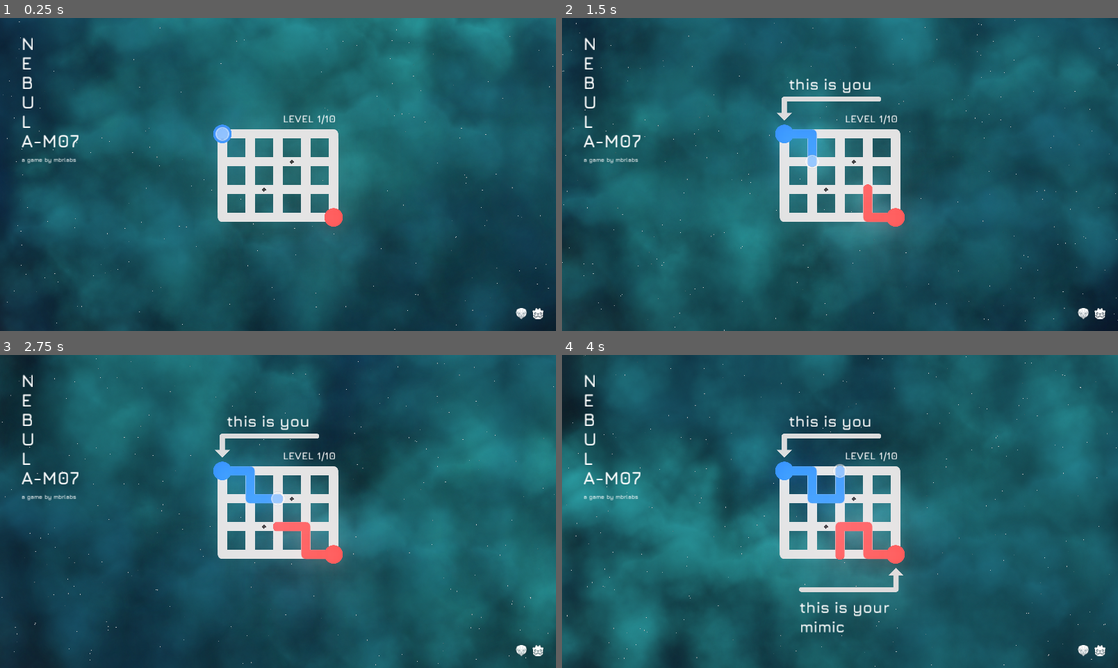
Above: before the commit, frames 1-4 (two rows, left to right).
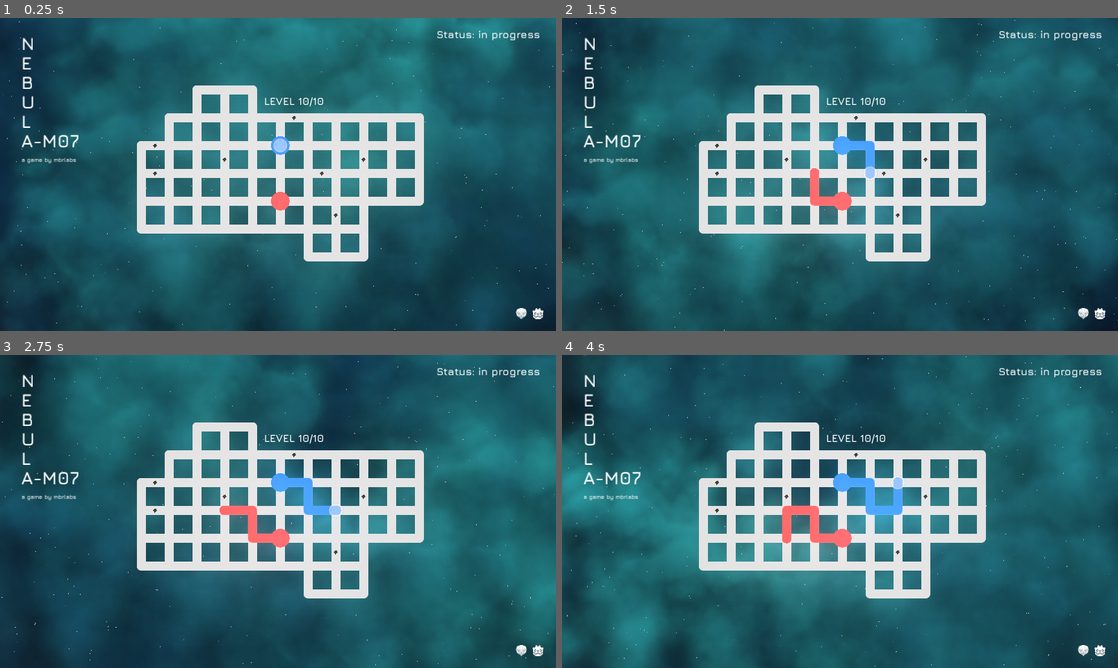
Above: after the commit, the same moments.

Repository: mbrlabs/nebula-m09
Game: Godot game, scene res://Main.tscn
Two runs of this game, one before a commit and one after it. Both use one fixed random seed, a clock stepped at 60 frames per second and the inputs below.
Inputs:
- Up to frame 1 (0.25 s): no input
- Up to frame 2 (1.5 s): hold D (move_right) 0.53-1.28 s; hold S (move_down) from 1.28 s (still down)
- Up to frame 3 (2.75 s): release S (move_down) at 2.03 s; hold D (move_right) from 2.03 s (still down)
- Up to frame 4 (4 s): release D (move_right) at 2.78 s; hold W (move_up) 2.78-3.53 s; hold A (move_left) from 3.53 s (still down)

The runs differ from the first frame. In frame 1, 13% of the frame differs, in the area x 24-97%, y 4-78%; in frame 2, 14%; in frame 3, 14%; in frame 4, 15%, in the area x 24-97%, y 4-89%.

Commit message:
Restarting a level

Diff:
--- a/game/Assets/audio_bus.tres
+++ b/game/Assets/audio_bus.tres
@@ -3,7 +3,7 @@
 [resource]
 bus/1/name = "Music"
 bus/1/solo = false
-bus/1/mute = true
+bus/1/mute = false
 bus/1/bypass_fx = false
 bus/1/volume_db = -5.04224
 bus/1/send = "Master"
--- a/game/Levels/Level.gd
+++ b/game/Levels/Level.gd
@@ -42,6 +42,15 @@
 # -------------------------------------------------------------------------------------------------
 func is_solved() -> bool:
 	return _are_all_gems_collected() && _is_closed_loop()
+
+# -------------------------------------------------------------------------------------------------
+func reset_level() -> void:
+	_player.reset()
+	_player_mirrored.reset()
+	_occupied_positions.clear()
+	for gem in _gems.get_children():
+		if gem is Gem:
+			gem.collected = false
 
 # -------------------------------------------------------------------------------------------------
 func _are_all_gems_collected() -> bool:
--- a/game/Levels/Level_1.tscn
+++ b/game/Levels/Level_1.tscn
@@ -6,8 +6,11 @@
 [ext_resource path="res://Assets/tileset.tres" type="TileSet" id=4]
 [ext_resource path="res://Levels/Gem.tscn" type="PackedScene" id=5]
 [ext_resource path="res://Assets/Fonts/font_tutorial.tres" type="DynamicFont" id=6]
+[ext_resource path="res://Assets/Sounds/move1.ogg" type="AudioStream" id=7]
 [ext_resource path="res://Assets/Fonts/font_tutorial_small.tres" type="DynamicFont" id=8]
 [ext_resource path="res://Assets/tutorial_arrow.png" type="Texture" id=9]
+[ext_resource path="res://Assets/Sounds/move3.ogg" type="AudioStream" id=10]
+[ext_resource path="res://Assets/Sounds/move2.ogg" type="AudioStream" id=11]
 
 [sub_resource type="Animation" id=2]
 length = 0.001
@@ -87,6 +90,28 @@
 "update": 1,
 "values": [ false, true ]
 }
+tracks/3/type = "audio"
+tracks/3/path = NodePath("AudioStreamPlayer")
+tracks/3/interp = 1
+tracks/3/loop_wrap = true
+tracks/3/imported = false
+tracks/3/enabled = true
+tracks/3/keys = {
+"clips": [ {
+"end_offset": 0.0,
+"start_offset": 0.0,
+"stream": ExtResource( 7 )
+}, {
+"end_offset": 0.0,
+"start_offset": 0.0,
+"stream": ExtResource( 11 )
+}, {
+"end_offset": 0.0,
+"start_offset": 0.0,
+"stream": ExtResource( 10 )
+} ],
+"times": PoolRealArray( 1.3, 3.1, 5 )
+}
 
 [node name="Level_1" type="Control"]
 anchor_right = 1.0
@@ -135,6 +160,10 @@
 autoplay = "start"
 anims/RESET = SubResource( 2 )
 anims/start = SubResource( 1 )
+
+[node name="AudioStreamPlayer" type="AudioStreamPlayer" parent="Tutorial"]
+volume_db = -20.0
+bus = "Sound"
 
 [node name="You" type="Node2D" parent="Tutorial"]
 visible = false
--- a/game/Main.gd
+++ b/game/Main.gd
@@ -2,8 +2,8 @@
 
 # -------------------------------------------------------------------------------------------------
 const LEVELS := [
+	"res://Levels/Level_10.tscn",
 	"res://Levels/Level_1.tscn",
-	"res://Levels/Level_10.tscn",
 	"res://Levels/Level_2.tscn",
 	"res://Levels/Level_3.tscn",
 	"res://Levels/Level_4.tscn",
@@ -11,10 +11,10 @@
 ]
 
 # -------------------------------------------------------------------------------------------------
-onready var _level: Level = $Level_1
 onready var _puzzle_solved_tween: Tween = $PuzzleSolvedTween
 onready var _env: Environment = $WorldEnvironment.environment
 onready var _camera: Camera2D = $Camera
+var _level: Level
 var _level_done := false
 var _current_level_index := 0
 var _next_buffered_input_direction: int = Types.Direction.NONE
@@ -22,6 +22,7 @@
 # -------------------------------------------------------------------------------------------------
 func _ready() -> void:
 	$Music.play(10)
+	_load_level(LEVELS[0])
 
 # -------------------------------------------------------------------------------------------------
 func _process(delta: float) -> void:
@@ -34,6 +35,9 @@
 
 	if OS.get_name() != "HTML5" && Input.is_action_just_pressed("quit"):
 		get_tree().quit()
+
+	if Input.is_action_just_pressed("restart"):
+		_level.reset_level()
 
 # -------------------------------------------------------------------------------------------------
 func _do_move() -> void:
@@ -67,13 +71,18 @@
 	_puzzle_solved_tween.disconnect("tween_all_completed", self, "_on_puzzle_solved_tween_finished")
 	if _current_level_index + 1 < LEVELS.size():
 		_current_level_index += 1
-		_level.queue_free()
-		_level = load(LEVELS[_current_level_index]).instance()
-		_level_done = false
-		add_child(_level)
+		_load_level(LEVELS[_current_level_index])
 	else:
 		# TODO: show game over text
 		print("Game Over")
+
+# -------------------------------------------------------------------------------------------------
+func _load_level(level: String) -> void:
+	if _level != null:
+		_level.queue_free()
+	_level = load(level).instance()
+	_level_done = false
+	add_child(_level)
 
 # -------------------------------------------------------------------------------------------------
 func _get_input_direction() -> int:
--- a/game/Main.tscn
+++ b/game/Main.tscn
@@ -1,6 +1,5 @@
-[gd_scene load_steps=18 format=2]
+[gd_scene load_steps=17 format=2]
 
-[ext_resource path="res://Levels/Level_1.tscn" type="PackedScene" id=1]
 [ext_resource path="res://Main.gd" type="Script" id=2]
 [ext_resource path="res://Utils/Camera.gd" type="Script" id=3]
 [ext_resource path="res://Assets/star.png" type="Texture" id=4]
@@ -129,8 +128,6 @@
 
 [node name="PuzzleSolvedTween" type="Tween" parent="."]
 
-[node name="Level_1" parent="." instance=ExtResource( 1 )]
-
 [node name="Credits" type="Label" parent="."]
 margin_left = 74.0
 margin_top = 477.0
--- a/game/Player/Player.gd
+++ b/game/Player/Player.gd
@@ -48,6 +48,13 @@
 			_start.self_modulate = color
 
 # -------------------------------------------------------------------------------------------------
+func reset() -> void:
+	_directions.clear()
+	_line.clear_points()
+	_line.add_point(Vector2.ZERO)
+	_move_in_progress = false
+
+# -------------------------------------------------------------------------------------------------
 func is_moving() -> bool:
 	return _move_in_progress
 
@@ -71,13 +78,13 @@
 # -------------------------------------------------------------------------------------------------
 func dry_move(direction: int) -> Vector2:
 	var direction_vector := Utils.direction_to_vector(direction)
-	var target := _line.points[_line.points.size() - 1]
+	var target := _line.points[_line.get_point_count() - 1]
 	target += direction_vector * MOVEMENT_STEP
 	return _line.to_global(target)
 
 # -------------------------------------------------------------------------------------------------
 func get_head_position() -> Vector2:
-	var head := _line.points[_line.points.size() - 1]
+	var head := _line.points[_line.get_point_count() - 1]
 	return _line.to_global(head)
 
 # -------------------------------------------------------------------------------------------------
@@ -89,7 +96,7 @@
 	if !_move_in_progress:
 		var direction_vector := Utils.direction_to_vector(direction)
 		var initial_offset := direction_vector * 0.25
-		var from := _line.points[_line.points.size() - 1] + initial_offset
+		var from := _line.points[_line.get_point_count() - 1] + initial_offset
 		var to := from + direction_vector * MOVEMENT_STEP_INVALID_MOVE - initial_offset
 
 		_line.add_point(from)
@@ -111,15 +118,15 @@
 
 # -------------------------------------------------------------------------------------------------
 func is_closed_loop() -> bool:
-	if _line.points.size() < 2:
+	if _line.get_point_count() < 2:
 		return false
-	return _line.points[0] == _line.points[_line.points.size() - 1]
+	return _line.points[0] == _line.points[_line.get_point_count() - 1]
 
 # -------------------------------------------------------------------------------------------------
 func _move_forward(direction: int) -> void:
 	var direction_vector := Utils.direction_to_vector(direction)
 	var initial_offset := direction_vector
-	var from := _line.points[_line.points.size() - 1] + initial_offset
+	var from := _line.points[_line.get_point_count() - 1] + initial_offset
 	var to := from + direction_vector * MOVEMENT_STEP - initial_offset
 	emit_signal("moving_forward", _line.to_global(from), _line.to_global(to))
 
@@ -135,8 +142,8 @@
 
 # -------------------------------------------------------------------------------------------------
 func _move_back() -> void:
-	var from: Vector2 = _line.points[_line.points.size() - 1]
-	var to: Vector2 = _line.points[_line.points.size() - 2]
+	var from: Vector2 = _line.points[_line.get_point_count() - 1]
+	var to: Vector2 = _line.points[_line.get_point_count() - 2]
 	to += to.direction_to(from)
 	emit_signal("moving_back", _line.to_global(from), _line.to_global(to))
 
@@ -150,13 +157,13 @@
 # -------------------------------------------------------------------------------------------------
 func _on_move_back_tween_done() -> void:
 	_tween.disconnect("tween_all_completed", self, "_on_move_back_tween_done")
-	_directions.remove(_directions.size()-1)
-	_line.remove_point(_line.points.size()-1)
+	_directions.remove(_directions.size() - 1)
+	_line.remove_point(_line.get_point_count() - 1)
 
 # -------------------------------------------------------------------------------------------------
 func _on_failed_move_indication_tween_done() -> void:
 	_tween.disconnect("tween_all_completed", self, "_on_failed_move_indication_tween_done")
-	_line.remove_point(_line.points.size() - 1)
+	_line.remove_point(_line.get_point_count() - 1)
 
 # -------------------------------------------------------------------------------------------------
 func _on_tween_done() -> void:
@@ -165,5 +172,5 @@
 
 # -------------------------------------------------------------------------------------------------
 func _set_latest_point_position(point: Vector2) -> void:
-	_line.set_point_position(_line.points.size() - 1, point)
+	_line.set_point_position(_line.get_point_count()- 1, point)
 	_head.position = point
--- a/game/project.godot
+++ b/game/project.godot
@@ -97,6 +97,11 @@
 "events": [ Object(InputEventKey,"resource_local_to_scene":false,"resource_name":"","device":0,"alt":false,"shift":false,"control":false,"meta":false,"command":false,"pressed":false,"scancode":16777217,"physical_scancode":0,"unicode":0,"echo":false,"script":null)
  ]
 }
+restart={
+"deadzone": 0.5,
+"events": [ Object(InputEventKey,"resource_local_to_scene":false,"resource_name":"","device":0,"alt":false,"shift":false,"control":false,"meta":false,"command":false,"pressed":false,"scancode":82,"physical_scancode":0,"unicode":0,"echo":false,"script":null)
+ ]
+}
 
 [physics]
 
Not shown: 1 places in game/Levels/Level_1.tscn that only renumber resources
